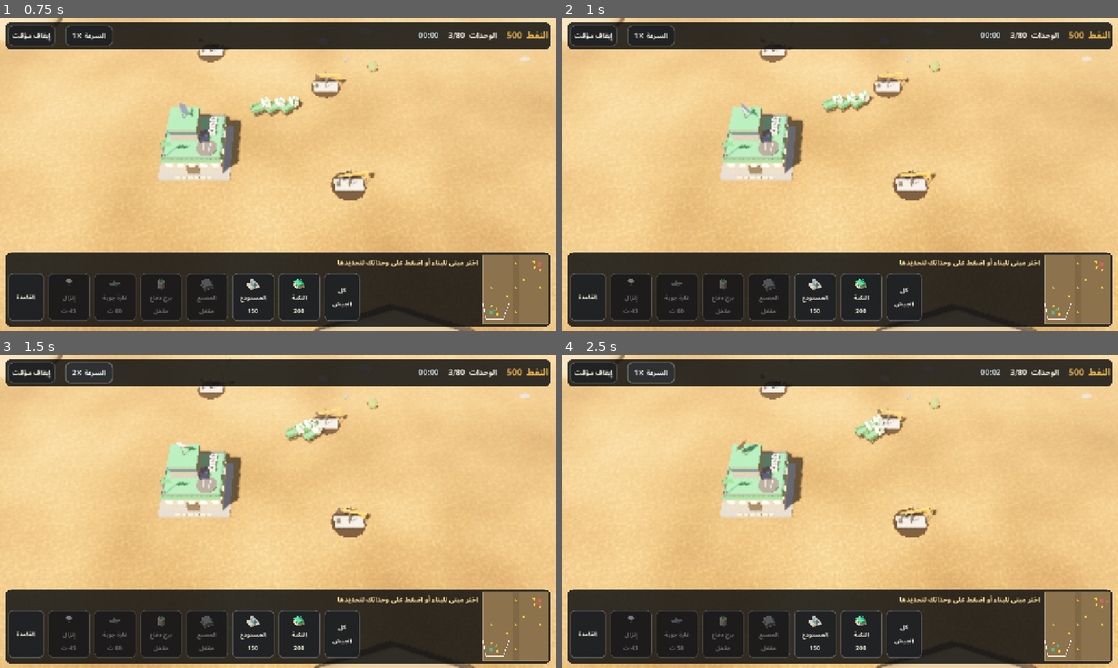
Above: before the commit, frames 1-4 (two rows, left to right).
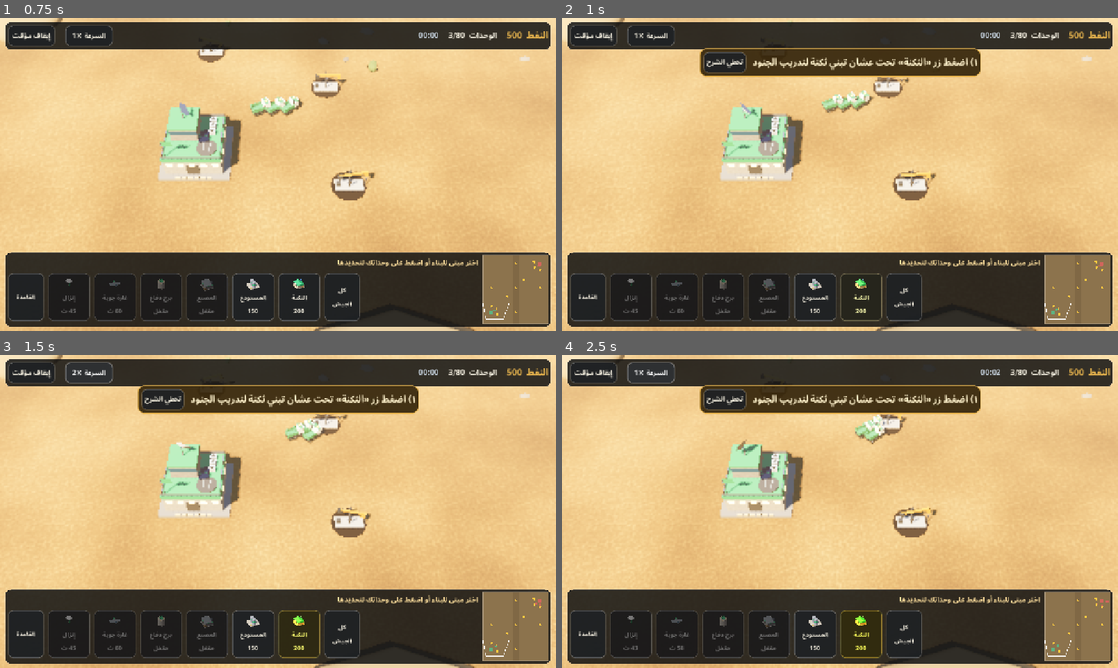
Above: after the commit, the same moments.

Repository: skfk86/banee
Game: Godot game, scene res://scenes/main.tscn
The game is run twice, just before and just after one commit, with the same random seed, the same clock (stepped at 60 frames per second) and the same inputs.
Inputs:
- Up to frame 1 (0.75 s): click "ابدأ: سهل" at 0.5 s
- Up to frame 2 (1 s): no input
- Up to frame 3 (1.5 s): click "السرعة ×1" at 1.25 s
- Up to frame 4 (2.5 s): click "السرعة ×2" at 2 s

Frame 1 is identical in both runs. In frame 2, 4.7% of the frame differs, in the area x 24-76%, y 9-95%; in frame 3, 4.9%; in frame 4, 4.9%, in the area x 24-76%, y 9-97%.
Error before the commit: Parse Error: Cannot return value of type "AudioStreamWAV" because the function return type is "PackedFloat32Array". (res://scripts/sfx.gd:203)

Commit message:
إصلاح أخطاء sfx.gd وإفشال البناء عند وجود أخطاء سكربت
Co-Authored-By: Claude Opus 5.5 <noreply@anthropic.com>
Claude-Session: https://claude.ai/code/session_01ER3VX8ysbHXpsCHD3GLbXH

Diff:
--- a/qadat-alnil/scripts/sfx.gd
+++ b/qadat-alnil/scripts/sfx.gd
@@ -193,7 +193,7 @@
 
 # ===================== واجهة المستخدم =====================
 
-func _click() -> PackedFloat32Array:
+func _click() -> AudioStreamWAV:
 	var s := _buf(0.06)
 	var lp := 0.0
 	for i in s.size():
@@ -270,8 +270,8 @@
 				break
 			var t := float(j) / RATE
 			var vib := 1.0 + 0.006 * sin(TAU * 5.5 * t) * minf(1.0, t * 3.0)
-			ph += fs[k] * vib / RATE
-			var saw := 2.0 * (ph - floor(ph)) - 1.0
+			ph += float(fs[k]) * vib / RATE
+			var saw: float = 2.0 * (ph - floor(ph)) - 1.0
 			var bright := 0.08 + 0.25 * minf(1.0, t * 12.0)
 			lp += (saw - lp) * bright
 			var env := minf(1.0, t * 25.0) * (1.0 if t < ln else exp(-(t - ln) * 14.0))
Not shown, changed: .github/workflows/qadat-apk.yml
